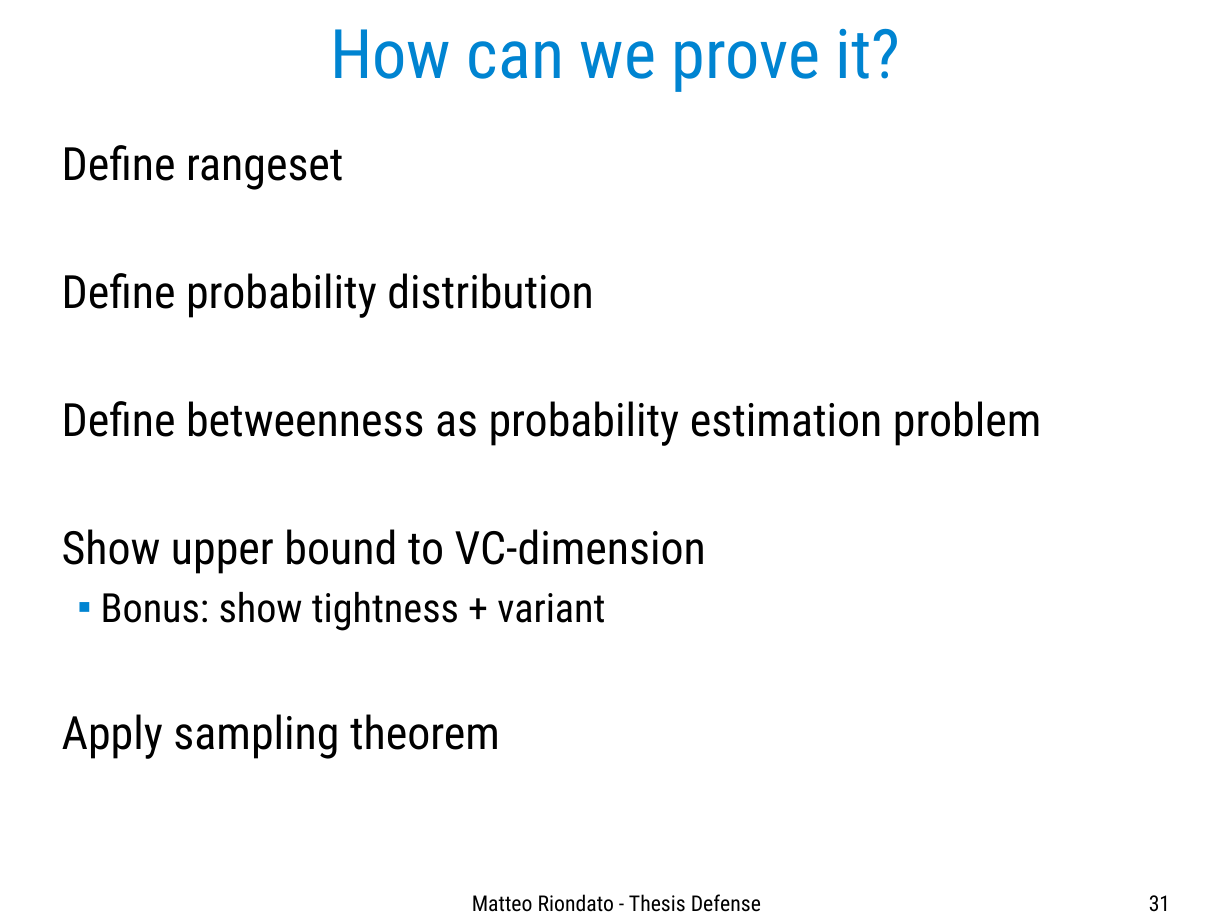
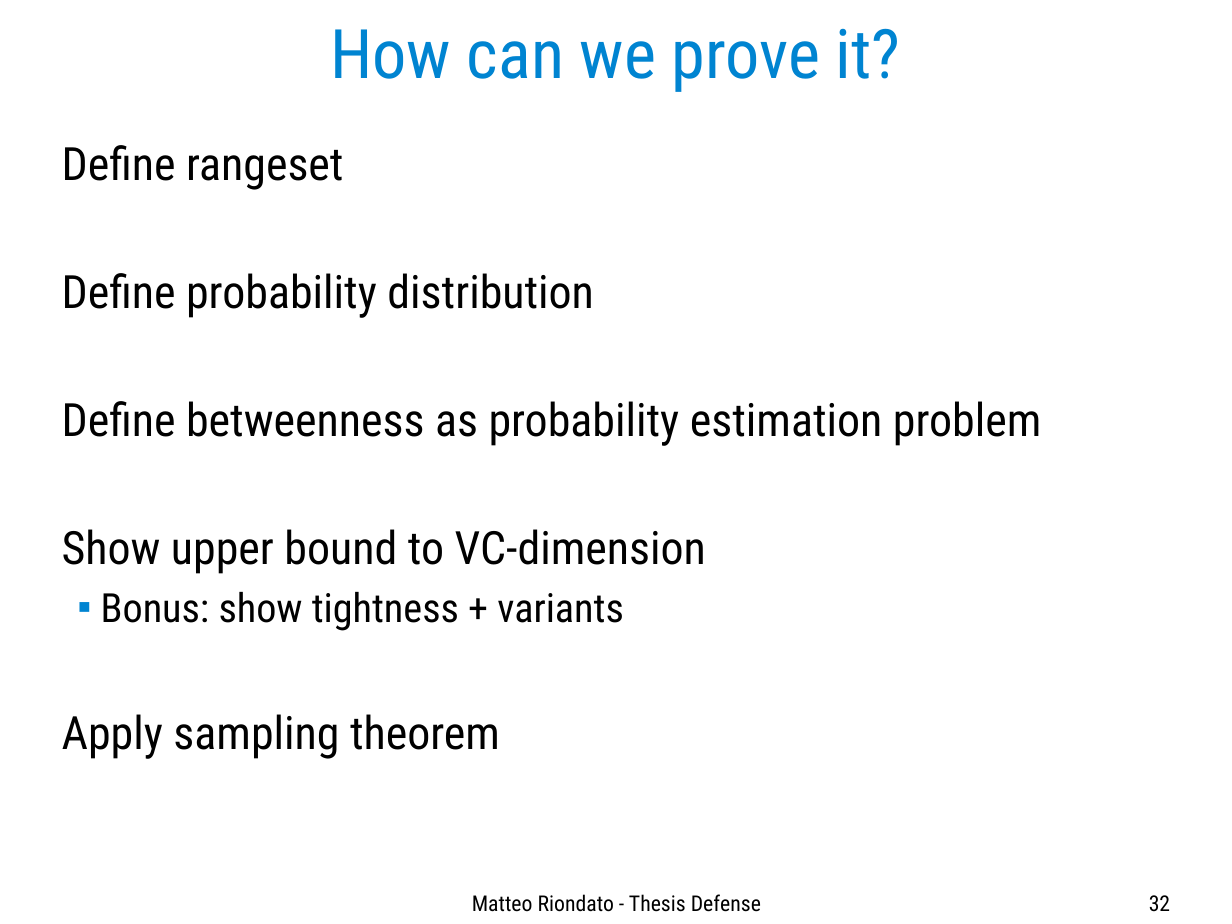
Before and after one commit to ZhizhongIsaacChen/dissertation, a slide deck: slide 32 of defense/Defense-talk.odp (slide 31 before the commit). Drawn at 1232x924 pixels with LibreOffice and Linux fonts; fonts in the diff are those of the drawing. Boxes give left, top, right and bottom in pixels: in the first picture for what was removed or moved away, otherwise in the second. Text is boxed around its words. In the diff, an @@ line names an element or a change of style, - is before the commit and + after.

```diff
--- a/defense/Defense-talk.odp
+++ b/defense/Defense-talk.odp
@@ text at <box>101,592,624,631</box>: text changed @@
-  ■ Bonus: show tightness + variant
+  ■ Bonus: show tightness + variants
@@ page number at <box>1149,895,1170,912</box>: text changed @@
-31
+32
```
Also in this commit, not shown: 21 other slides changed, 4 slides added, 2 slides removed, 3 other files.
